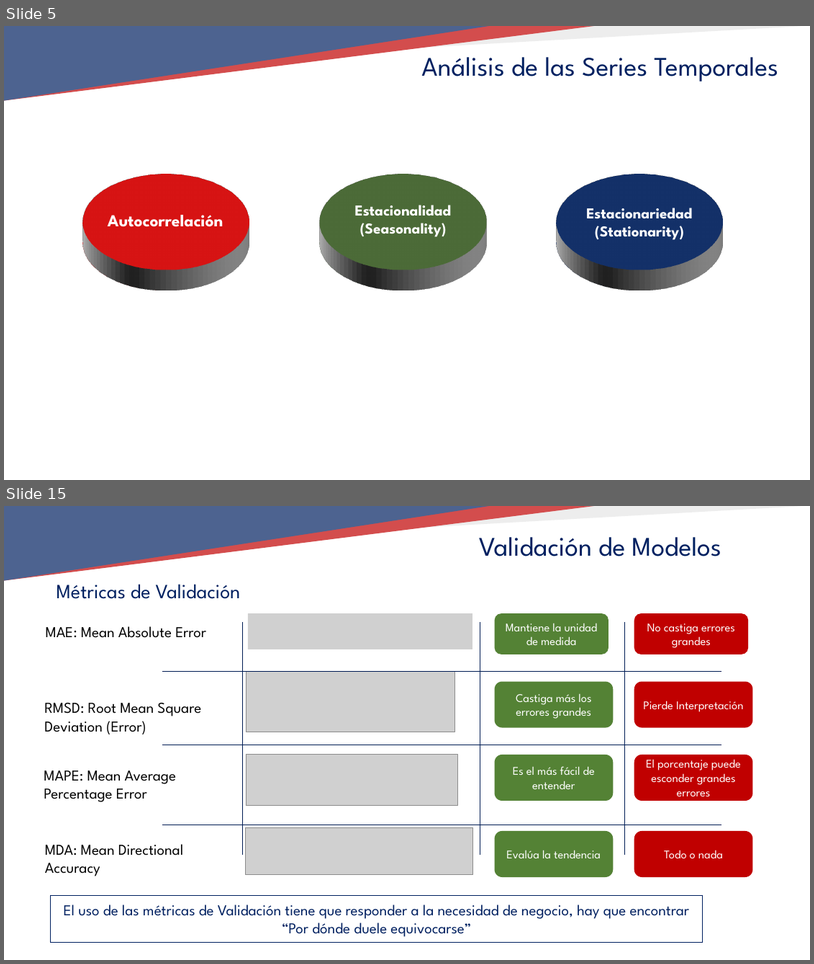
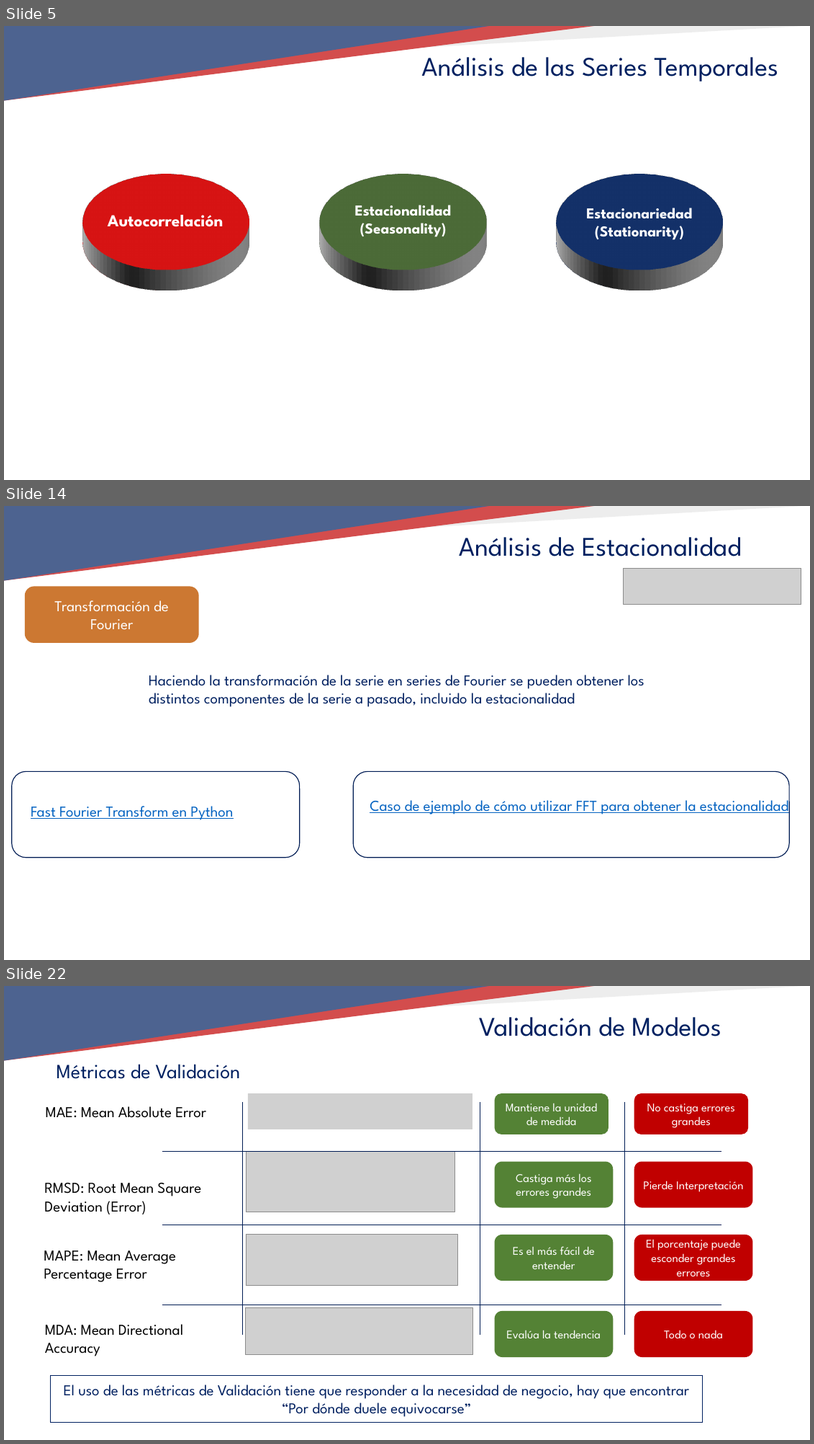
Before and after one commit to TeresaLS/timeseries_lab, a slide deck: 03_BASIC_MODELLING/03_BASIC_MODELLING.pptx. Shown one above the other, each under a label of ours: slides 5 and 15 before the commit, slides 5, 14 and 22 after it; the slides between them are not shown. The pictures are 814x964 and 814x1444 pixels, drawn with LibreOffice and Linux fonts; fonts in the diff are those of the drawing; grey boxes stand for pictures; background and template pictures are left out. Boxes give left, top, right and bottom in pixels: in the first picture for what was removed or moved away, otherwise in the second. Text is boxed around its words. In the diff, an @@ line names an element or a change of style, - is before the commit and + after.

```diff
--- a/03_BASIC_MODELLING/03_BASIC_MODELLING.pptx
+++ b/03_BASIC_MODELLING/03_BASIC_MODELLING.pptx
@@ slide 14 added at [4, 506, 810, 960], background #FFFFFF; not listed: 4 template elements that a slide beside it also shows @@
@@ text added at [459, 537, 742, 556], 32 pt, text #002060 @@
+Análisis de Estacionalidad
@@ picture added at [624, 568, 802, 604] @@
@@ rounded rectangle added at [25, 587, 199, 644], fill #CC7832, 18 pt, text #FFFFFF @@
+Transformación de Fourier
@@ text added at [149, 674, 645, 707], 18 pt, text #002060 @@
+Haciendo la transformación de la serie en series de Fourier se pueden obtener los distintos componentes de la serie a pasado, incluido la estacionalidad
@@ rounded rectangle added at [12, 772, 300, 857], outline #001C54 1 pt @@
@@ rounded rectangle added at [354, 772, 790, 857], outline #001C54 1 pt @@
@@ text added at [31, 806, 233, 820], 18 pt, text #0563C1, underline @@
+Fast Fourier Transform en Python
@@ text added at [370, 795, 790, 815], 18 pt, text #0563C1, underline @@
+Caso de ejemplo de cómo utilizar FFT para obtener la estacionalidad
@@ what was slide 15 is now slide 22 @@
```
Also in this commit, not shown: 7 slides changed, 13 other slides added, 6 slides removed, 15 other files.
